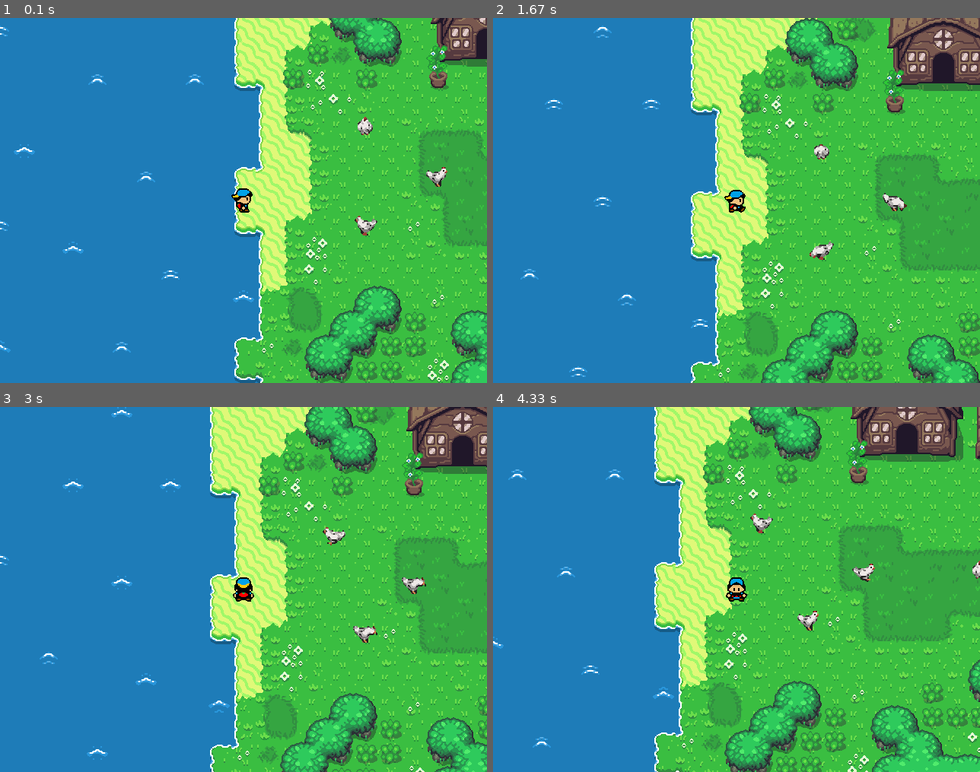
Above: before the commit, frames 1-4 (two rows, left to right).
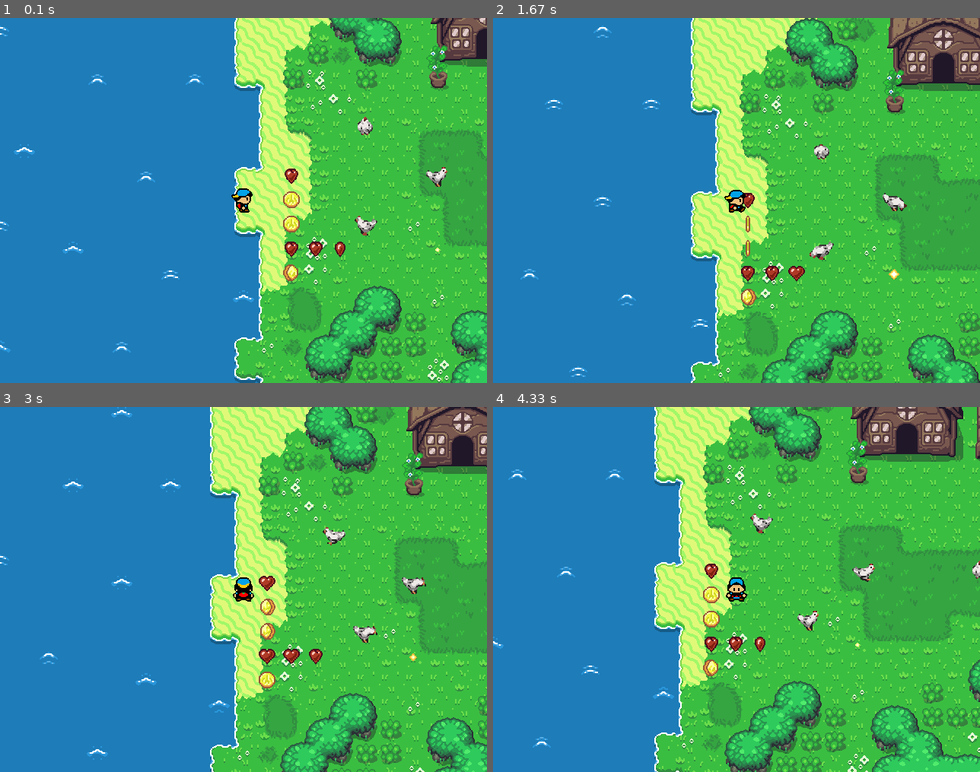
Above: after the commit, the same moments.

Repository: pitkanenlauri/questoffununlimited
Game: pygame game, started from quest/main.py
Same seed, same stepped clock (60 frames per second), same inputs: the game is played once before the commit and once after it.
Inputs:
- Up to frame 1 (0.1 s): no input
- Up to frame 2 (1.67 s): hold Right 0.33-0.8 s; hold Up 0.83-1.13 s; hold Right 1.17-1.63 s
- Up to frame 3 (3 s): hold Left 1.67-2.2 s; hold Down 2.23-2.53 s; tap Shift at 2.57 s; hold Up from 2.9 s (still down)
- Up to frame 4 (4.33 s): release Up at 3.27 s; hold Right 3.3-3.93 s; hold Down from 3.97 s (still down)

The runs differ from the first frame. In frame 1, 0.7% of the frame differs, in the area x 58-91%, y 41-73%; in frame 2, 0.6%; in frame 3, 0.7%, in the area x 53-86%, y 46-78%; in frame 4, 0.7%.

Commit message:
New map_objects to test.

Diff:
--- a/quest/assets/tmx/mysterious_cave.tmx
+++ b/quest/assets/tmx/mysterious_cave.tmx
@@ -1,5 +1,5 @@
 <?xml version="1.0" encoding="UTF-8"?>
-<map version="1.4" tiledversion="1.4.3" orientation="orthogonal" renderorder="right-down" width="50" height="60" tilewidth="16" tileheight="16" infinite="0" nextlayerid="10" nextobjectid="208">
+<map version="1.4" tiledversion="1.4.3" orientation="orthogonal" renderorder="right-down" width="50" height="60" tilewidth="16" tileheight="16" infinite="0" nextlayerid="10" nextobjectid="217">
  <tileset firstgid="1" source="cave.tsx"/>
  <tileset firstgid="1001" source="objects.tsx"/>
  <tileset firstgid="1661" source="object_icons.tsx"/>
@@ -166,9 +166,9 @@
 0,44,205,0,0,0,0,0,42,0,0,0,0,0,0,0,0,0,0,0,44,205,0,0,42,0,0,0,0,0,0,0,0,0,0,0,0,0,0,0,0,0,0,0,0,0,0,0,0,0,
 0,44,205,0,0,0,0,0,42,0,0,0,0,0,0,0,0,0,0,0,44,205,0,0,42,0,0,0,0,0,0,0,0,0,0,0,0,0,0,0,0,0,0,0,0,0,0,0,0,0,
 0,44,205,0,0,0,0,0,42,0,0,0,0,0,0,0,0,0,0,0,44,205,0,0,42,0,0,0,0,0,0,0,0,0,0,0,0,0,0,0,0,0,0,0,0,0,0,0,0,0,
-0,44,205,0,0,0,0,0,42,0,0,0,0,0,0,0,0,0,0,0,44,205,0,0,42,0,0,0,0,0,0,0,0,0,0,0,0,0,0,0,0,0,0,0,0,0,0,0,0,0,
-0,44,205,0,0,0,0,0,42,0,0,0,0,0,0,0,0,0,0,0,44,205,0,0,42,0,0,0,0,0,0,0,0,0,0,0,0,0,0,0,0,0,0,0,0,0,0,0,0,0,
-0,44,205,0,0,0,0,0,42,0,0,0,0,0,0,0,0,0,0,0,44,205,0,0,42,0,0,0,0,0,0,0,0,0,0,0,0,0,0,0,0,0,0,0,0,0,0,0,0,0,
+0,44,205,281,282,283,0,0,42,0,0,0,0,0,0,0,0,0,0,0,44,205,0,0,42,0,0,0,0,0,0,0,0,0,0,0,0,0,0,0,0,0,0,0,0,0,0,0,0,0,
+0,44,205,321,322,323,0,0,42,0,0,0,0,0,0,0,0,0,0,0,44,205,0,0,42,0,0,0,0,0,0,0,0,0,0,0,0,0,0,0,0,0,0,0,0,0,0,0,0,0,
+0,44,205,361,362,363,0,0,42,0,0,0,0,0,0,0,0,0,0,0,44,205,0,0,42,0,0,0,0,0,0,0,0,0,0,0,0,0,0,0,0,0,0,0,0,0,0,0,0,0,
 0,44,205,0,0,0,0,0,42,0,0,0,0,0,0,0,0,0,0,5,84,205,0,0,42,0,0,0,0,0,0,0,0,0,0,0,0,0,0,0,0,0,0,0,0,0,0,0,0,0,
 0,45,3,4,165,0,2,3,46,0,0,0,0,0,0,0,0,0,0,44,124,205,0,0,42,0,0,0,0,0,0,0,0,0,0,0,0,0,0,0,0,0,0,0,0,0,0,0,0,0,
 0,0,0,44,205,0,42,0,0,0,0,0,0,0,0,0,0,0,5,84,204,205,0,0,42,0,0,0,0,0,0,0,0,0,0,0,0,0,0,0,0,0,0,0,0,0,0,0,0,0,
@@ -447,6 +447,14 @@
   <object id="205" gid="1931" x="272" y="944" width="16" height="16"/>
   <object id="206" gid="1931" x="256" y="960" width="16" height="16"/>
   <object id="207" gid="1931" x="240" y="944" width="16" height="16"/>
+  <object id="208" gid="1931" x="48" y="544" width="16" height="16"/>
+  <object id="209" gid="1931" x="64" y="544" width="16" height="16"/>
+  <object id="210" gid="1931" x="80" y="544" width="16" height="16"/>
+  <object id="211" gid="1931" x="80" y="560" width="16" height="16"/>
+  <object id="212" gid="1931" x="80" y="576" width="16" height="16"/>
+  <object id="213" gid="1931" x="64" y="576" width="16" height="16"/>
+  <object id="214" gid="1931" x="48" y="576" width="16" height="16"/>
+  <object id="215" gid="1931" x="48" y="560" width="16" height="16"/>
  </objectgroup>
  <objectgroup id="6" name="portals">
   <object id="200" name="sandy_cove" gid="1900" x="256" y="944" width="16" height="16"/>
@@ -465,5 +473,13 @@
    </properties>
   </object>
  </objectgroup>
- <objectgroup id="9" name="map_objects"/>
+ <objectgroup id="9" name="map_objects">
+  <object id="216" name="wave_cave" gid="286" x="64" y="560" width="16" height="16">
+   <properties>
+    <property name="frame_height" type="int" value="16"/>
+    <property name="frame_width" type="int" value="16"/>
+    <property name="frames" type="int" value="8"/>
+   </properties>
+  </object>
+ </objectgroup>
 </map>
--- a/quest/assets/tmx/sandy_cove.tmx
+++ b/quest/assets/tmx/sandy_cove.tmx
@@ -1,5 +1,5 @@
 <?xml version="1.0" encoding="UTF-8"?>
-<map version="1.4" tiledversion="1.4.3" orientation="orthogonal" renderorder="right-down" width="50" height="60" tilewidth="16" tileheight="16" infinite="0" nextlayerid="11" nextobjectid="709">
+<map version="1.4" tiledversion="1.4.3" orientation="orthogonal" renderorder="right-down" width="50" height="60" tilewidth="16" tileheight="16" infinite="0" nextlayerid="11" nextobjectid="730">
  <tileset firstgid="1" source="overworld.tsx"/>
  <tileset firstgid="1441" source="objects.tsx"/>
  <tileset firstgid="2101" source="object_icons.tsx"/>
@@ -234,9 +234,9 @@
 0,0,0,0,0,0,0,0,0,0,0,0,0,0,0,0,0,0,0,0,0,0,0,0,0,1443,0,0,0,0,0,0,0,0,0,0,0,0,0,0,1443,1443,0,727,645,644,643,643,643,643,
 0,0,0,0,0,0,0,0,0,0,0,0,0,0,0,0,0,0,0,0,0,0,0,0,0,0,0,0,1443,0,0,0,1443,0,0,0,0,0,0,0,0,1443,0,686,764,643,643,765,764,643,
 0,0,0,0,0,0,0,0,0,0,0,0,0,0,0,0,0,0,0,0,0,0,0,646,647,0,0,0,0,0,0,0,0,0,0,0,0,0,0,0,0,1443,1443,0,686,764,643,728,727,643,
-0,0,0,0,0,0,0,0,0,0,0,45,46,0,0,0,0,0,0,0,0,0,0,686,687,0,0,0,0,0,0,0,0,0,0,0,0,0,0,0,0,0,1443,0,0,686,764,645,644,765,
-0,0,0,0,0,0,0,0,0,0,0,85,86,0,0,415,0,0,0,0,0,0,0,0,0,0,0,1443,0,0,0,0,0,0,0,0,0,0,0,0,0,0,0,1443,0,0,686,764,643,645,
-0,0,0,0,0,0,0,0,0,0,0,0,0,0,0,0,0,0,0,0,0,0,0,0,683,685,685,685,684,0,0,0,0,0,0,0,0,0,0,0,0,0,0,0,0,0,0,686,766,766,
+0,0,0,0,0,0,0,0,0,0,0,45,46,0,0,0,0,0,0,0,0,0,0,686,687,0,0,0,0,0,0,0,0,0,383,384,385,0,0,0,0,0,1443,0,0,686,764,645,644,765,
+0,0,0,0,0,0,0,0,0,0,0,85,86,0,0,415,0,0,0,0,0,0,0,0,0,0,0,1443,0,0,0,0,0,0,423,424,425,0,0,0,0,0,0,1443,0,0,686,764,643,645,
+0,0,0,0,0,0,0,0,0,0,0,0,0,0,0,0,0,0,0,0,0,0,0,0,683,685,685,685,684,0,0,0,0,0,463,464,465,0,0,0,0,0,0,0,0,0,0,686,766,766,
 0,0,0,0,0,0,0,0,0,0,0,0,0,0,0,646,647,1443,0,0,0,0,0,0,725,0,0,0,725,0,0,0,0,0,0,0,0,0,0,0,0,0,0,0,0,0,0,0,0,0,
 0,0,0,0,0,0,0,0,0,0,0,0,0,0,0,686,688,647,0,0,0,0,0,0,725,0,0,0,725,0,0,0,0,0,0,0,0,0,0,0,0,0,0,0,0,0,0,0,0,0,
 0,0,0,0,0,0,0,0,0,0,0,0,0,0,1443,0,686,687,0,73,0,0,0,0,723,762,0,761,724,0,0,0,0,0,0,0,0,0,0,0,0,0,0,0,0,0,646,726,726,647,
@@ -775,6 +775,14 @@
   <object id="553" gid="2371" x="256" y="32" width="16" height="16"/>
   <object id="554" gid="2371" x="256" y="48" width="16" height="16"/>
   <object id="555" gid="2371" x="352" y="96" width="16" height="16"/>
+  <object id="710" gid="2371" x="544" y="640" width="16" height="16"/>
+  <object id="711" gid="2371" x="544" y="624" width="16" height="16"/>
+  <object id="712" gid="2371" x="544" y="608" width="16" height="16"/>
+  <object id="713" gid="2371" x="560" y="608" width="16" height="16"/>
+  <object id="714" gid="2371" x="576" y="608" width="16" height="16"/>
+  <object id="715" gid="2371" x="576" y="624" width="16" height="16"/>
+  <object id="716" gid="2371" x="576" y="640" width="16" height="16"/>
+  <object id="717" gid="2371" x="560" y="640" width="16" height="16"/>
  </objectgroup>
  <objectgroup id="7" name="start_points">
   <object id="492" name="start" gid="2341" x="176" y="784" width="16" height="16">
@@ -833,7 +841,7 @@
     <property name="direction" value="right"/>
    </properties>
   </object>
-  <object id="505" name="chicken" gid="2331" x="560" y="640" width="16" height="16">
+  <object id="505" name="chicken" gid="2331" x="656" y="672" width="16" height="16">
    <properties>
     <property name="direction" value="right"/>
    </properties>
@@ -1461,6 +1469,7 @@
   </object>
   <object id="692" name="waterfall5" gid="378" x="656" y="80" width="16" height="16">
    <properties>
+    <property name="frame_height" type="int" value="16"/>
     <property name="frame_width" type="int" value="80"/>
     <property name="frames" type="int" value="3"/>
    </properties>
@@ -1535,5 +1544,68 @@
     <property name="frames" type="int" value="8"/>
    </properties>
   </object>
+  <object id="709" name="fountain" gid="383" x="544" y="608" width="16" height="16">
+   <properties>
+    <property name="frame_height" type="int" value="48"/>
+    <property name="frame_width" type="int" value="48"/>
+    <property name="frames" type="int" value="3"/>
+   </properties>
+  </object>
+  <object id="719" name="coin" gid="1573" x="208" y="784" width="16" height="16">
+   <properties>
+    <property name="frame_height" type="int" value="16"/>
+    <property name="frame_width" type="int" value="16"/>
+    <property name="frames" type="int" value="4"/>
+   </properties>
+  </object>
+  <object id="720" name="heart" gid="1540" x="208" y="768" width="16" height="16">
+   <properties>
+    <property name="frame_height" type="int" value="16"/>
+    <property name="frame_width" type="int" value="16"/>
+    <property name="frames" type="int" value="4"/>
+   </properties>
+  </object>
+  <object id="722" name="heart" gid="1540" x="208" y="816" width="16" height="16">
+   <properties>
+    <property name="frame_height" type="int" value="16"/>
+    <property name="frame_width" type="int" value="16"/>
+    <property name="frames" type="int" value="4"/>
+   </properties>
+  </object>
+  <object id="725" name="heart" gid="1540" x="224" y="816" width="16" height="16">
+   <properties>
+    <property name="frame_height" type="int" value="16"/>
+    <property name="frame_width" type="int" value="16"/>
+    <property name="frames" type="int" value="4"/>
+   </properties>
+  </object>
+  <object id="726" name="heart" gid="1540" x="240" y="816" width="16" height="16">
+   <properties>
+    <property name="frame_height" type="int" value="16"/>
+    <property name="frame_width" type="int" value="16"/>
+    <property name="frames" type="int" value="4"/>
+   </properties>
+  </object>
+  <object id="727" name="coin" gid="1573" x="208" y="800" width="16" height="16">
+   <properties>
+    <property name="frame_height" type="int" value="16"/>
+    <property name="frame_width" type="int" value="16"/>
+    <property name="frames" type="int" value="4"/>
+   </properties>
+  </object>
+  <object id="728" name="coin" gid="1573" x="208" y="832" width="16" height="16">
+   <properties>
+    <property name="frame_height" type="int" value="16"/>
+    <property name="frame_width" type="int" value="16"/>
+    <property name="frames" type="int" value="4"/>
+   </properties>
+  </object>
+  <object id="729" name="glimmer" gid="1551" x="304" y="816" width="16" height="16">
+   <properties>
+    <property name="frame_height" type="int" value="16"/>
+    <property name="frame_width" type="int" value="16"/>
+    <property name="frames" type="int" value="4"/>
+   </properties>
+  </object>
  </objectgroup>
 </map>
--- a/quest/constants.py
+++ b/quest/constants.py
@@ -6,7 +6,8 @@
 TILE_WIDTH = 16
 ANIMATION_SPEED = 16 # For map objects
 
-COLORKEY = (255, 255, 255) # White
+WHITE = (255, 255, 255)
+BLACK = (0, 0, 0)
 
 # Game states
 SANDY_COVE = 'sandy_cove'
--- a/quest/sprites.py
+++ b/quest/sprites.py
@@ -50,7 +50,7 @@
             for column in range(4):
                 image = pg.Surface([tw, tw])
                 image.blit(sheet, (0, 0), (column*tw, row*tw, tw, tw))
-                image.set_colorkey(c.COLORKEY)
+                image.set_colorkey(c.WHITE)
                 image_list.append(image)
 
         for key, image in zip(image_keys, image_list):
--- a/quest/states.py
+++ b/quest/states.py
@@ -82,7 +82,8 @@
         for obj in layer:
             map_object = MapObject(
                 obj.name, obj.x, obj.y, obj.properties['frames'],
-                                        obj.properties['frame_width'])
+                                        obj.properties['frame_width'],
+                                        obj.properties['frame_height'])
             map_objects.add(map_object)
 
         return map_objects
--- a/quest/tools.py
+++ b/quest/tools.py
@@ -74,7 +74,7 @@
     }
     return data_dict
 
-def load_all_gfx(directory, colorkey=c.COLORKEY, accept=('.png')):
+def load_all_gfx(directory, colorkey=c.WHITE, accept=('.png')):
     graphics = {}
     for pic in os.listdir(directory):
         name, ext = os.path.splitext(pic)
Binary file added: quest/assets/graphics/coin.png
Binary file added: quest/assets/graphics/fountain.png
Binary file added: quest/assets/graphics/glimmer.png
Binary file added: quest/assets/graphics/heart.png
Binary file added: quest/assets/graphics/wave_cave.png
